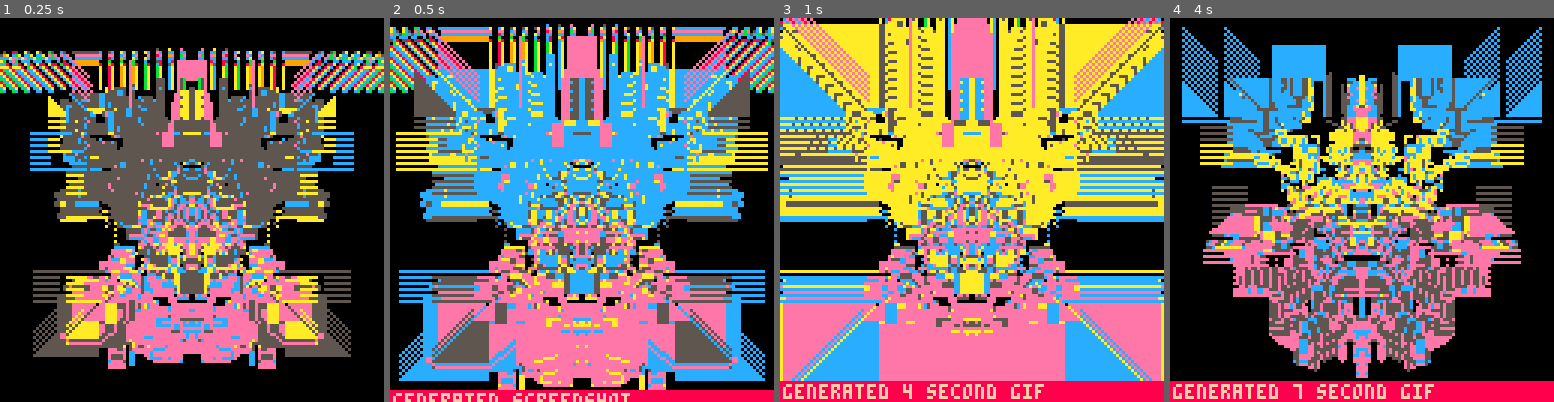
Above: before the commit, frames 1-4 (left to right).
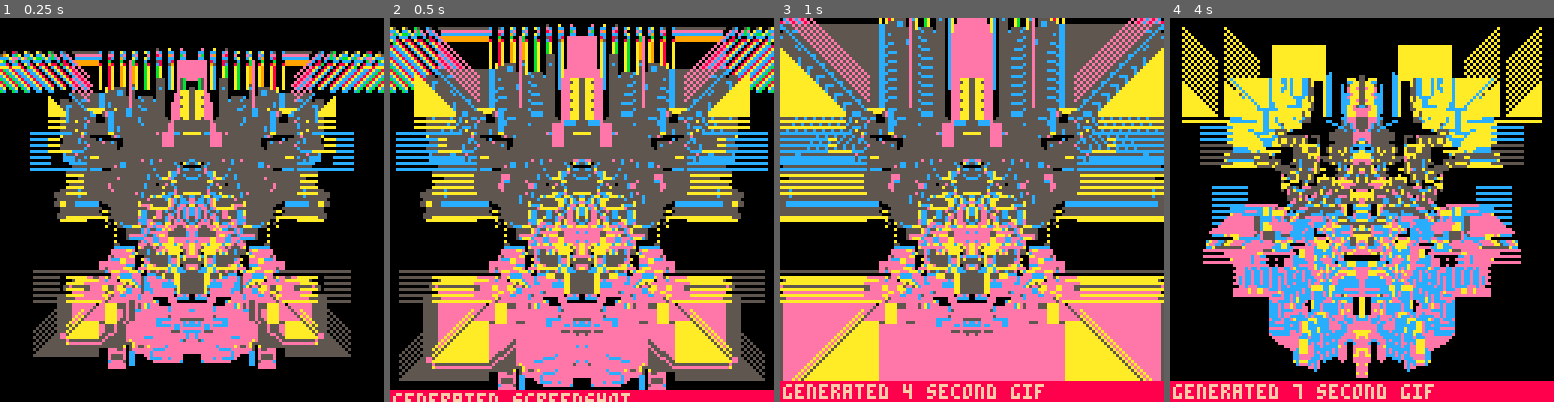
Above: after the commit, the same moments.

Repository: aebrer/pico8_carts
Game: PICO-8 cartridge one_off/untitled_messing_around/palette_cycle_example.p8
The game is run twice, just before and just after one commit, with the same random seed, the same clock (stepped at 60 frames per second) and the same inputs.
Inputs:
- Up to frame 1 (0.25 s): no input
- Up to frame 2 (0.5 s): tap X (X key) at 0.33 s
- Up to frame 3 (1 s): tap O (Z key) at 0.7 s
- Up to frame 4 (4 s): tap X (X key) at 1.07, 1.85, 2.97 s; hold Right 1.6-2.1 s; tap O (Z key) every 0.4 s from 1.7 to 3.7 s; hold Up 2.15-2.42 s; hold Right 2.47-3.03 s; hold Left 3.08-3.58 s; hold Down 3.63-3.97 s

Frame 1 is identical in both runs. In frame 2, 47% of the frame differs, in the area x 0-100%, y 1-97%; in frame 3, 59%, in the area x 0-100%, y 0-95%; in frame 4, 37%.

Commit message:
sspr palette cycling

Diff:
--- a/one_off/untitled_messing_around/palette_cycle_example.p8
+++ b/one_off/untitled_messing_around/palette_cycle_example.p8
@@ -1,7 +1,7 @@
 pico-8 cartridge // http://www.pico-8.com
 version 34
 __lua__
-
+--_set_fps(60)
 poke(0x5f54,0x60)
 r=rnd
 
@@ -172,7 +172,7 @@
 sspr(x+g(),y+g(),8,8,x+g(),y+g(),r(4)+7,r(4)+7)end
 end
 srand(s)
-if(t()*600\1%6==0)pal_cyc(4)
+--if(t()*600\1%6==0)pal_cyc(4)
 if(grow)sspr(1,1,126,126,0,0,128,128)
 if(shrink)sspr(0,0,128,128,1,1,126,126)
 flip()
